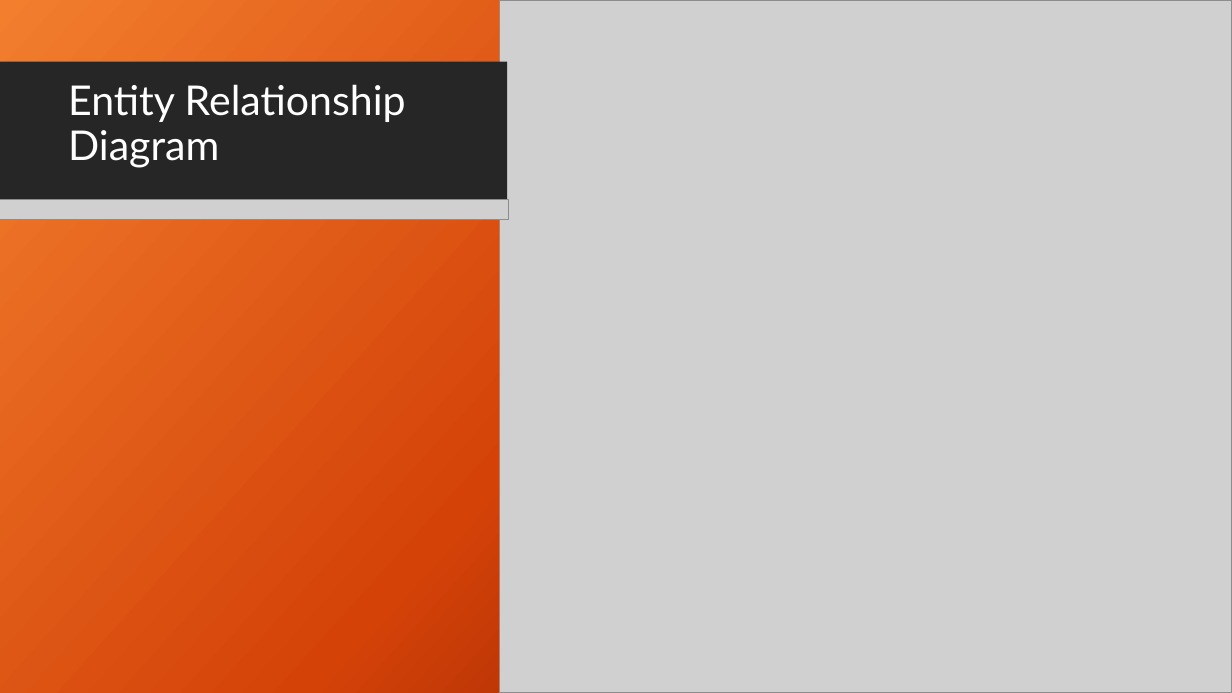
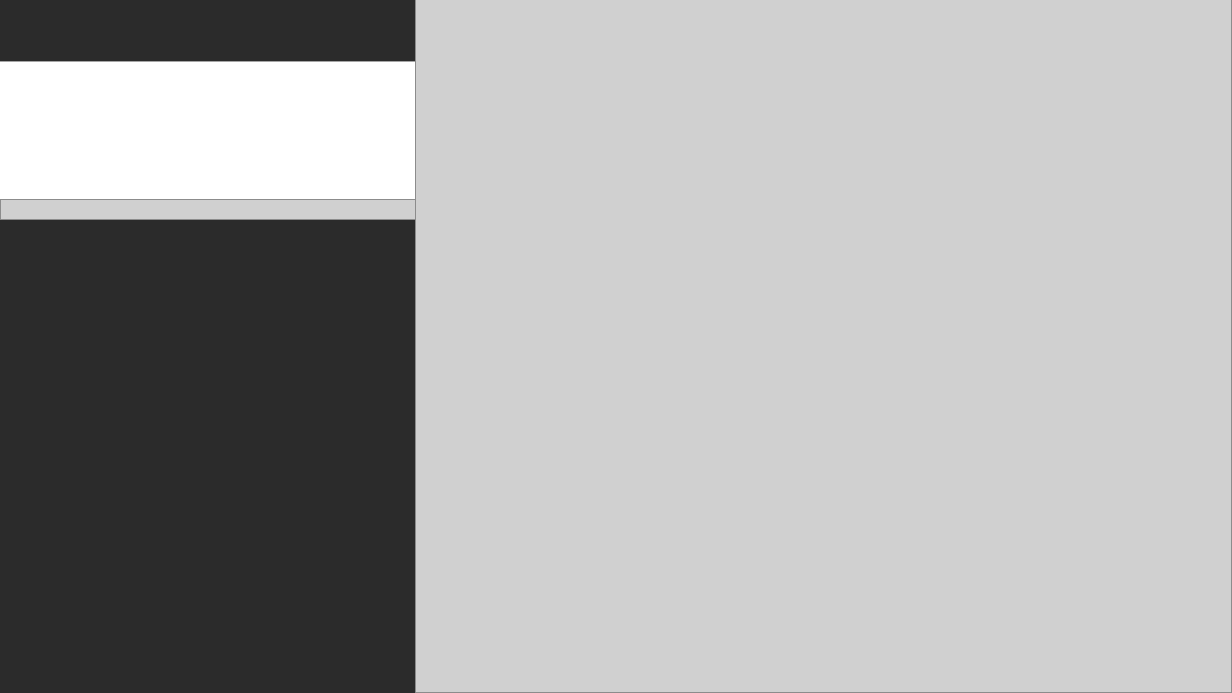
Before and after one commit to georgesuarez/CSE-572, a slide deck: slide 5 of Project/Final_DATABASE/Game_Database_Project.pptx. Drawn at 1232x693 pixels with LibreOffice and Linux fonts; fonts in the diff are those of the drawing; grey boxes stand for pictures; background and template pictures are left out; a plain dark background stands for a picture behind light text. Boxes give left, top, right and bottom in pixels: in the first picture for what was removed or moved away, otherwise in the second. Text is boxed around its words. In the diff, an @@ line names an element or a change of style, - is before the commit and + after.

```diff
--- a/Project/Final_DATABASE/Game_Database_Project.pptx
+++ b/Project/Final_DATABASE/Game_Database_Project.pptx
@@ rectangle removed at [0,0,1232,693] @@
@@ picture: place and size @@
-picture at [499,0,1231,693]
+picture at [416,0,1232,693]
@@ rectangle at [0,62,1055,201]: fill #262626 to #FFFFFF @@
@@ rectangle at [0,62,507,201]: fill #262626 to #FFFFFF @@
```
Also in this commit, not shown: 10 other slides changed.
